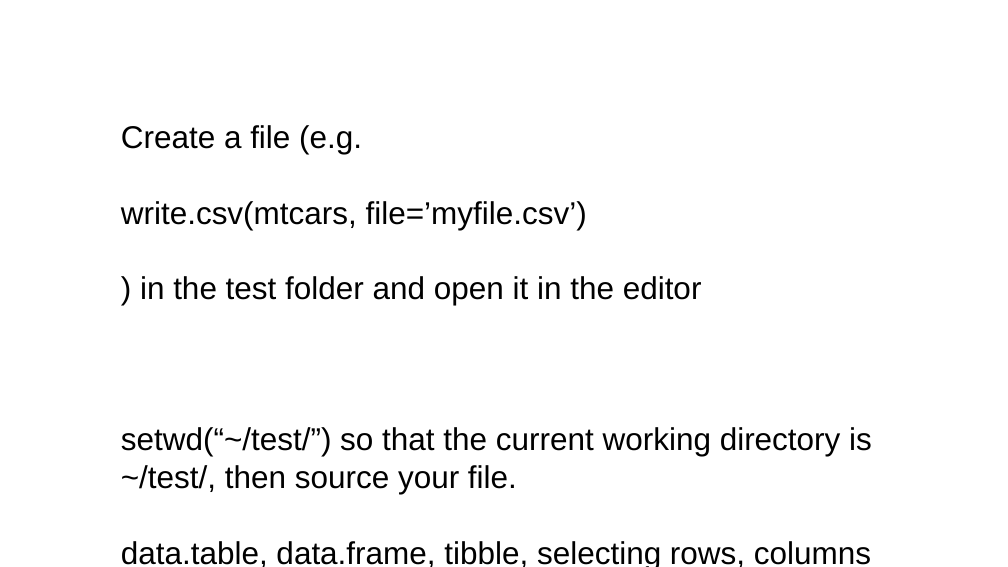
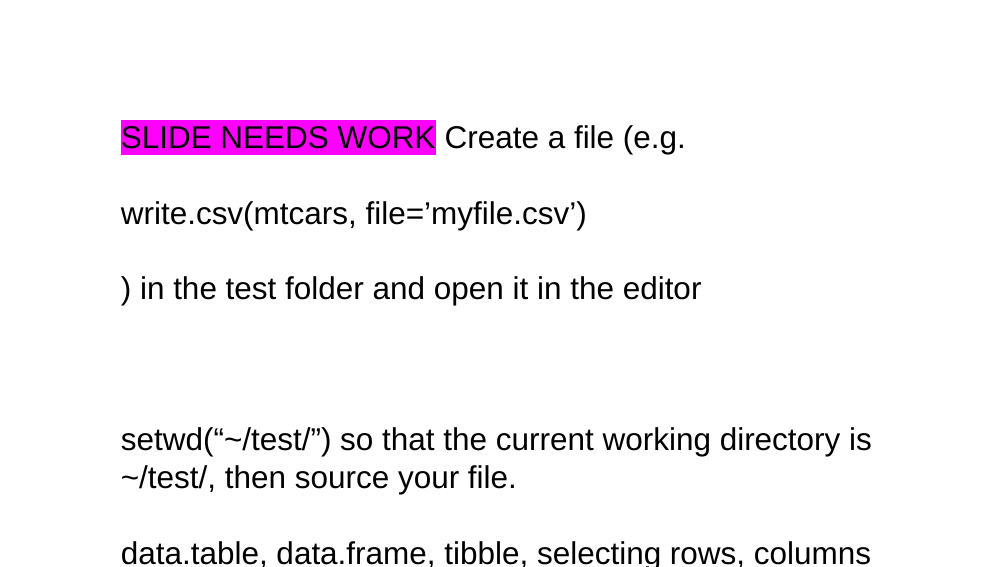
Before and after one commit to steverozen/handouts2026, a slide deck: slide 22 of Steve_Rozen_bioinformatics-on-ramp_2026_08_03.pptx. Drawn at 1008x567 pixels with LibreOffice and Linux fonts; fonts in the diff are those of the drawing. Boxes give left, top, right and bottom in pixels: in the first picture for what was removed or moved away, otherwise in the second. Text is boxed around its words. In the diff, an @@ line names an element or a change of style, - is before the commit and + after.

```diff
--- a/Steve_Rozen_bioinformatics-on-ramp_2026_08_03.pptx
+++ b/Steve_Rozen_bioinformatics-on-ramp_2026_08_03.pptx
@@ text at box(121, 125, 686, 154): text changed @@
-Create a file (e.g.
+SLIDE NEEDS WORK Create a file (e.g.
```
Also in this commit, not shown: 1 other slide changed, 1 other file.
